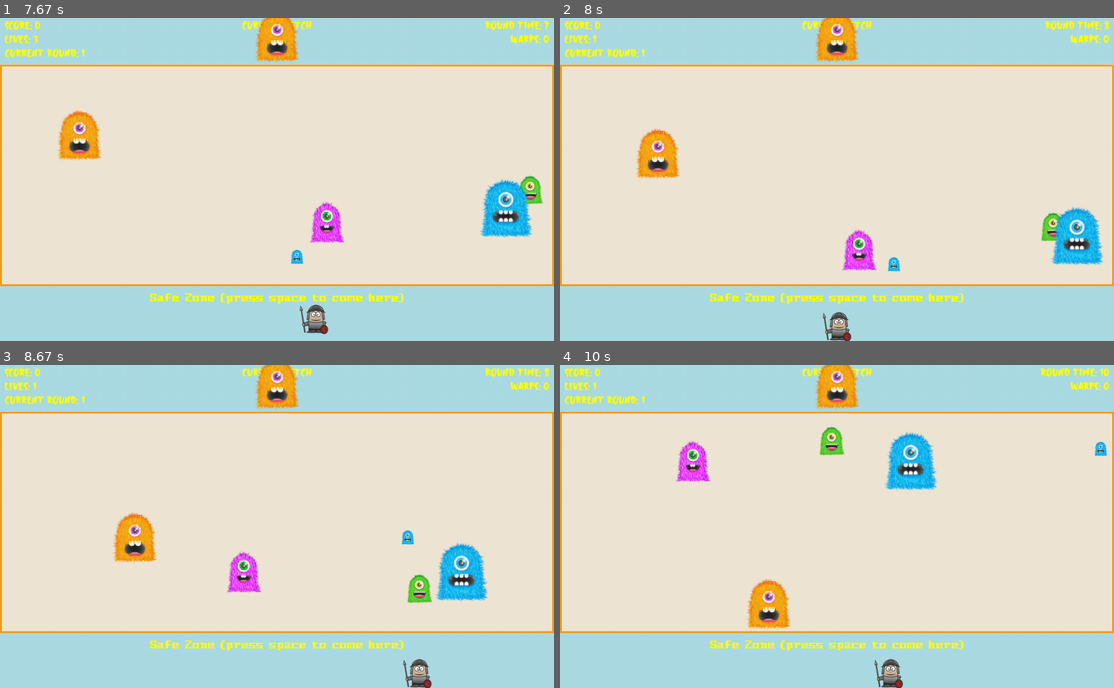
Above: before the commit, frames 1-4 (two rows, left to right).
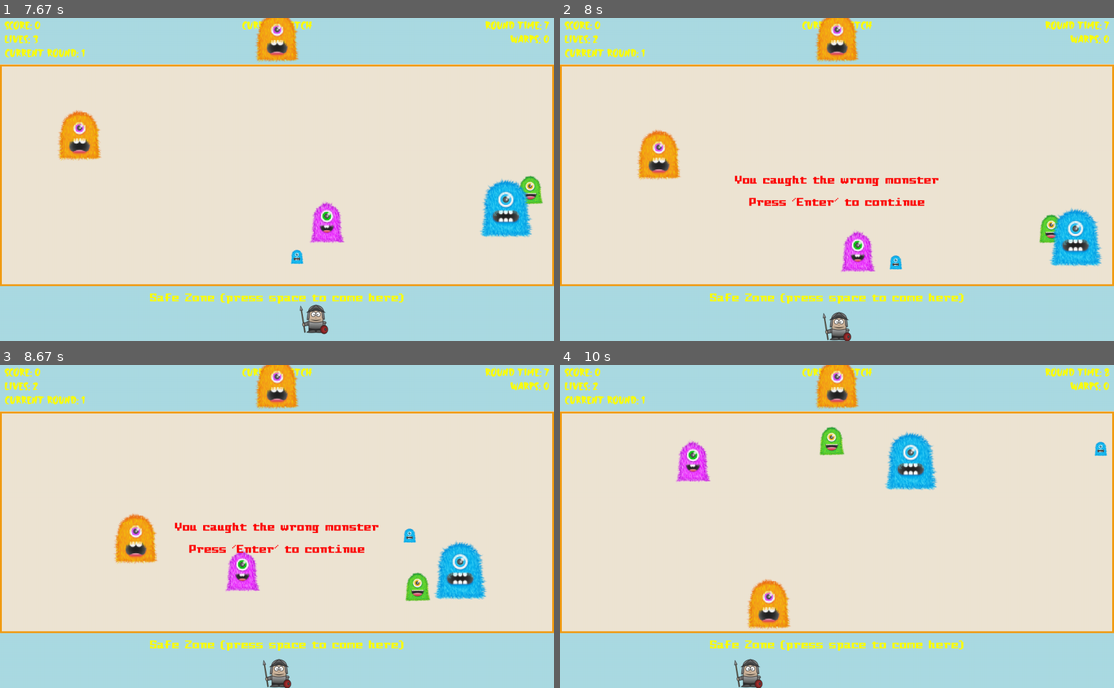
Above: after the commit, the same moments.

Repository: saphir-lab/pygame_monster_wrangler
Game: pygame game, started from game.py
The game is run twice, just before and just after one commit, with the same random seed, the same clock (stepped at 60 frames per second) and the same inputs.
Inputs:
- Up to frame 1 (7.67 s): hold Right 0.33-0.8 s; hold Up 0.83-1.13 s; hold Right 1.17-1.63 s; hold Left 1.67-2.2 s; hold Down 2.23-2.53 s; hold Left 2.57-2.97 s; hold Up 3-3.37 s; tap Space at 3.07, 3.47, 3.77, 4.13, 4.53, 4.83, 5.03, 5.33, 5.53, 5.87, 6.17, 6.37, 6.67, 6.93, 7.27, 7.57 s; hold Right 3.4-4.03 s; hold Down 4.07-4.43 s; hold Left 4.47-4.93 s; hold Right 4.97-5.43 s; hold Up 5.47-5.77 s; hold Right 5.8-6.27 s; hold Left 6.3-6.83 s; hold Down 6.87-7.17 s; hold Left 7.2-7.6 s; hold Up from 7.63 s (still down)
- Up to frame 2 (8 s): keep holding Up; tap Space at 7.7 s
- Up to frame 3 (8.67 s): release Up at 8 s; hold Right from 8.03 s (still down); tap Space at 8.1, 8.4 s
- Up to frame 4 (10 s): release Right at 8.67 s; tap Enter at 9.1 s; hold Left 9.43-9.9 s; tap Space at 9.5, 9.8 s; hold Right from 9.93 s (still down)

Frame 1 is identical in both runs. In frame 2, 2.8% of the frame differs, in the area x 5-100%, y 0-79%; in frame 3, 3.5%, in the area x 5-100%, y 0-100%; in frame 4, 0.9%.

Commit message:
pause game in case of wrong monster

Diff:
--- a/game.py
+++ b/game.py
@@ -22,17 +22,18 @@
 # - DONE: Restructure the yaml file in game
 # - DONE: Check catch is OK using Name instead of colot
 # - DONE: Add more try/except when loading all setting files
-# - DONE: Dediced class to draw safezone
+# - DONE: Dedicated class to draw safezone
+# - DONE: Add a page when end of the round with time, bonus, etc
+# - DONE Keep screen with animation in case of Game Over
 # - How to validate format of fields in YAMLL file --> use schema library
 # - Add more logging for debugging purpose
 # - Add a first page before starting (other then the pause one use currently)
-# - DONE: Add a page when end of the round with time, bonus, etc
 # - Add possibility to safe name & display TOP 10 scores
 # - Load image or animated sprites using parameters
 # - New element like bonus (coins, increase warp, increase live)
 # - New element like damage (speed-up monsters, new monsters, reduce play zone, reduce monster size)
 # - Add a game option with
-#       - limited time to carch all monsters
+#       - limited time to catch all monsters
 #       - extra bonus/malus
 
 
@@ -179,6 +180,8 @@
                 #Check for game over
                 if self.player.lives <= 0:
                     self.game_over()
+                else:
+                    self.pause_game("You caught the wrong monster", "continue", with_animation=True)
 
     def choose_new_target(self):
         """Choose a new target monster for the player"""
